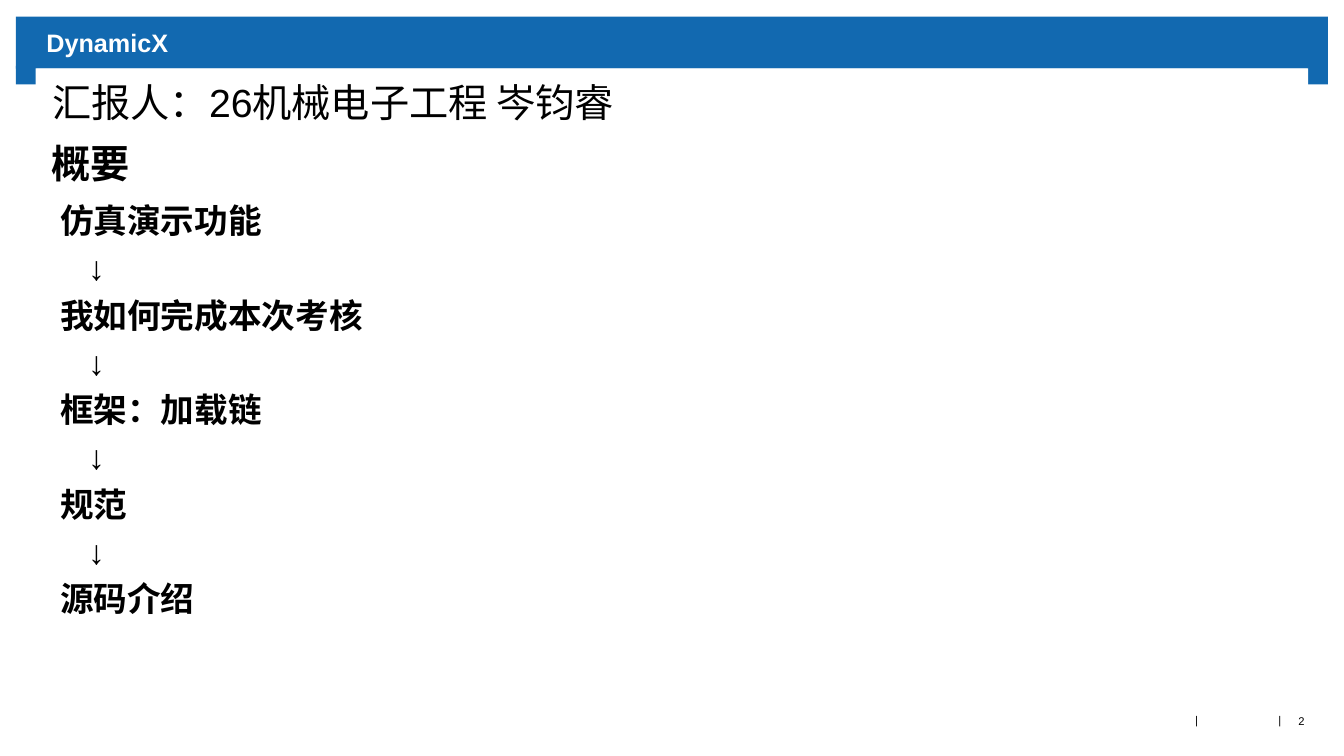
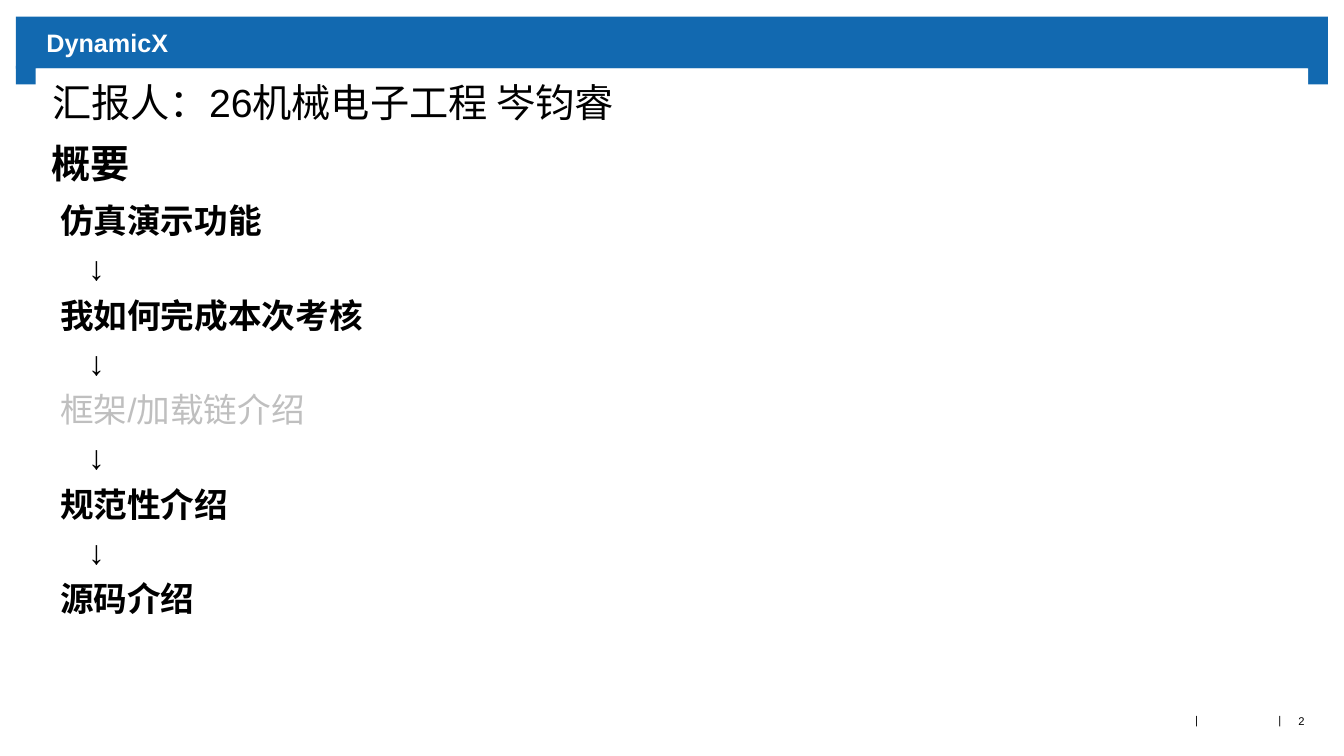
Before and after one commit to Seedofking/hero_chassis_controller, a slide deck: slide 2 of doc/report.pptx. Drawn at 1344x756 pixels with LibreOffice and Linux fonts; fonts in the diff are those of the drawing; background and template pictures are left out. Boxes give left, top, right and bottom in pixels: in the first picture for what was removed or moved away, otherwise in the second. Text is boxed around its words. In the diff, an @@ line names an element or a change of style, - is before the commit and + after.

```diff
--- a/doc/report.pptx
+++ b/doc/report.pptx
@@ text at bbox=[60, 394, 305, 425]: text changed; text colour #000000 to #BFBFBF; bold off @@
-框架：加载链
+框架/加载链介绍
@@ text at bbox=[60, 488, 228, 520]: text changed @@
-规范
+规范性介绍
```
Also in this commit, not shown: 4 other slides changed, 2 slides added, 2 slides removed.
